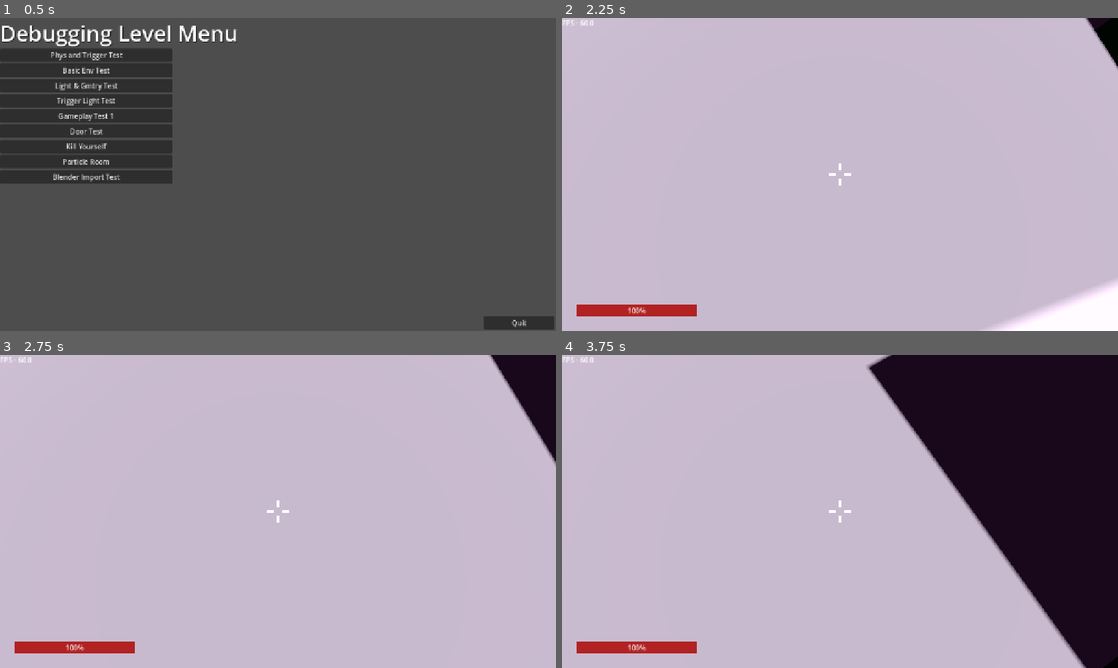
Above: before the commit, frames 1-4 (two rows, left to right).
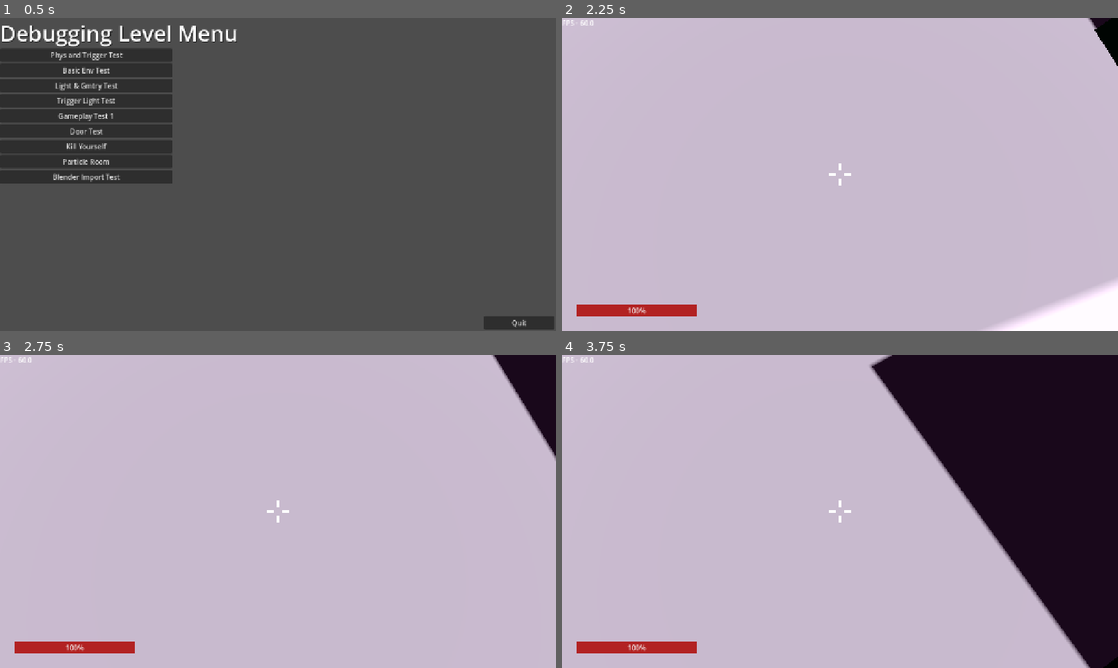
Above: after the commit, the same moments.

Repository: RubberDev/3d-game-test
Game: Godot game, scene res://TitleScreens/DebugTitleScr/DebugTitleScreen.tscn
Two runs of this game, one before a commit and one after it. Both use one fixed random seed, a clock stepped at 60 frames per second and the inputs below. Sound files missing from this copy of the repository are replaced by a short silence.
Inputs (mouse positions are in pixels of both pictures, inside the frame that each line leads up to):
- Up to frame 1 (0.5 s): no input
- Up to frame 2 (2.25 s): click "Phys and Trigger Test" at 0.5 s; tap Enter at 1.25 s; move the mouse to (867, 174) at 1.27 s; hold Ctrl (Crouch) 1.28-2.03 s; hold W (Forward) from 1.28 s (still down); tap Space (Jump) at 1.52 s; move the mouse to (812, 174) at 2.02 s; tap F (Flashlight) at 2.1 s
- Up to frame 3 (2.75 s): keep holding W (Forward); tap Space (Jump) at 2.27 s
- Up to frame 4 (3.75 s): keep holding W (Forward); move the mouse to (851, 505) at 2.77 s; tap E (Interact) at 2.85 s; move the mouse to (834, 517) at 3.52 s; tap Alt (Sneak) at 3.6 s

Frame 1 is identical in both runs. In frame 2, less than 0.1% of the frame differs, in the area x 94-100%, y 0-17%; in frame 3, 0.4%; in frame 4, 1.3%, in the area x 54-95%, y 0-100%.

Commit message:
Add shadow settings

Diff:
--- a/Player/Scripts/pause_menu.gd
+++ b/Player/Scripts/pause_menu.gd
@@ -67,3 +67,15 @@
 		4:
 			get_viewport().msaa_3d = Viewport.MSAA_DISABLED
 			get_viewport().use_taa = false
+
+# Shadow resolution
+func _on_shadow_quality_item_selected(index: int) -> void:
+	match index:
+		0:
+			RenderingServer.directional_shadow_atlas_set_size(8192, true)
+		1:
+			RenderingServer.directional_shadow_atlas_set_size(4096, true)
+		2:
+			RenderingServer.directional_shadow_atlas_set_size(2048, true)
+		3:
+			RenderingServer.directional_shadow_atlas_set_size(1024, true)
--- a/Player/UI/pause_menu.tscn
+++ b/Player/UI/pause_menu.tscn
@@ -219,3 +219,4 @@
 [connection signal="value_changed" from="Settings/VBoxContainer/Volume" to="." method="_on_volume_value_changed"]
 [connection signal="item_selected" from="Settings/VBoxContainer/WindowModes" to="." method="_on_window_modes_item_selected"]
 [connection signal="item_selected" from="Settings/VBoxContainer/Anti-Aliasing" to="." method="_on_atni_aliasing_item_selected"]
+[connection signal="item_selected" from="Settings/VBoxContainer/ShadowQuality" to="." method="_on_shadow_quality_item_selected"]
--- a/project.godot
+++ b/project.godot
@@ -93,7 +93,3 @@
 "events": [Object(InputEventKey,"resource_local_to_scene":false,"resource_name":"","device":-1,"window_id":0,"alt_press …(192 unchanged characters)…
 ]
 }
-
-[rendering]
-
-lights_and_shadows/directional_shadow/size=4092
